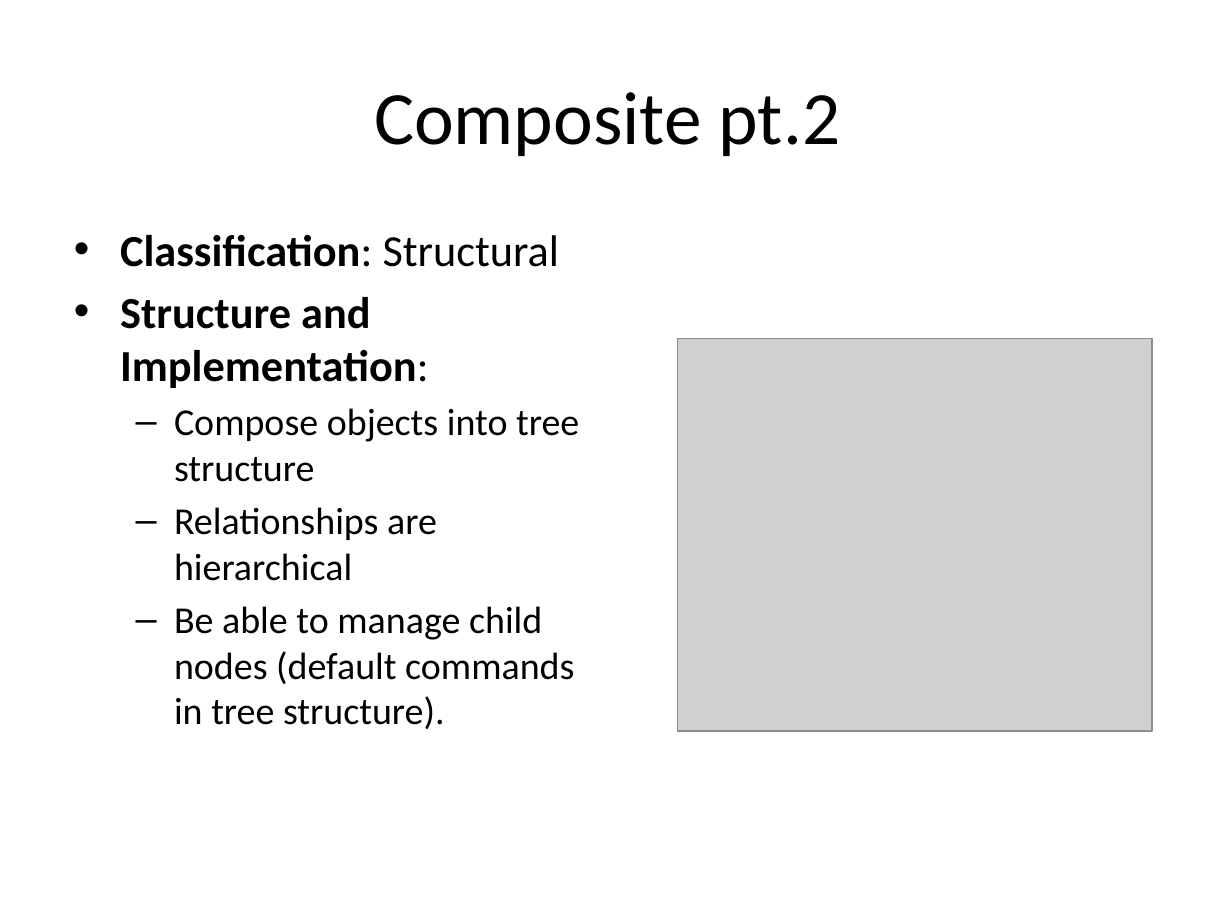
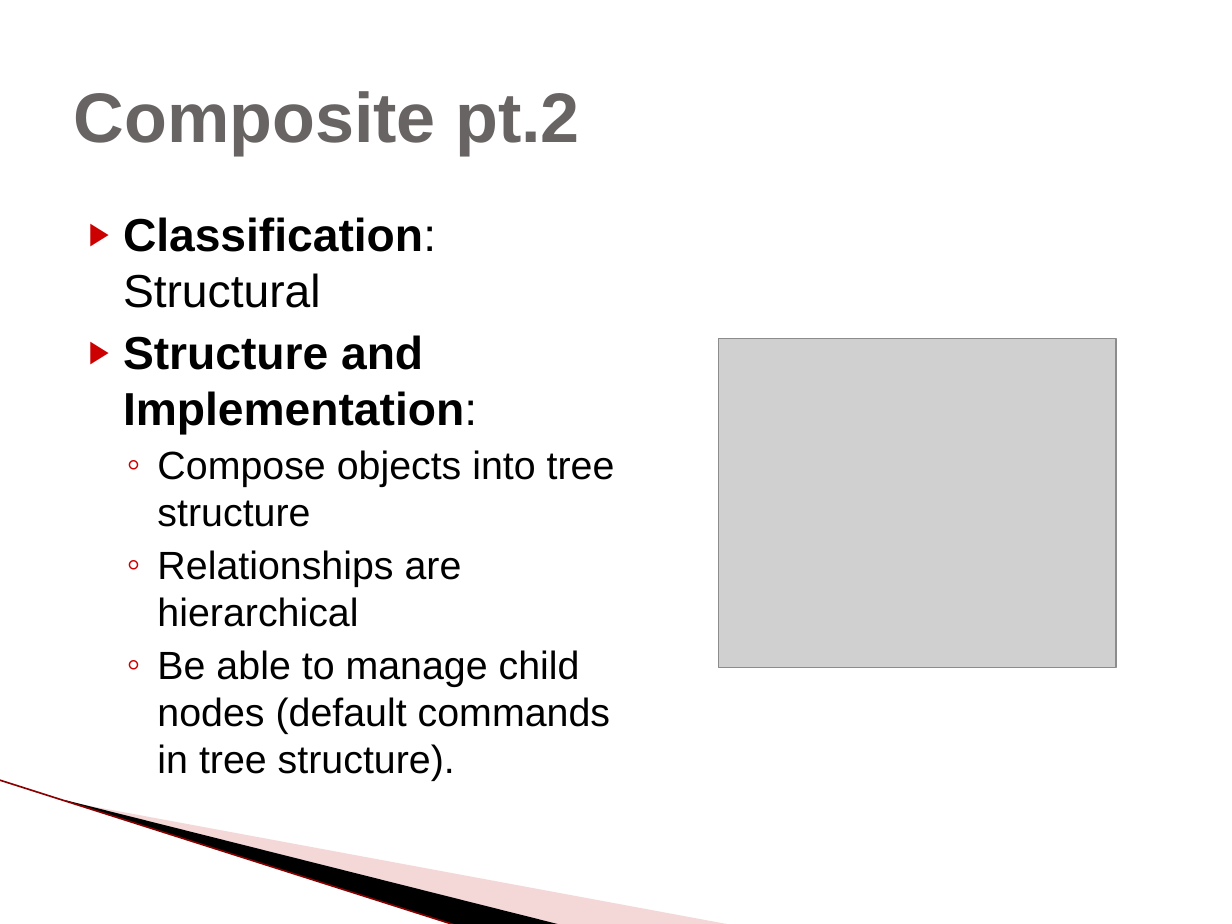
Before and after one commit to scurrymd/Software-Engineering, a slide deck: slide 23 of docs/UC Schedule App.pptx (slide 21 before the commit). Drawn at 1232x924 pixels with LibreOffice and Linux fonts; fonts in the diff are those of the drawing; grey boxes stand for pictures; background and template pictures are left out. Boxes give left, top, right and bottom in pixels: in the first picture for what was removed or moved away, otherwise in the second. Text is boxed around its words. In the diff, an @@ line names an element or a change of style, - is before the commit and + after.

```diff
--- a/docs/UC Schedule App.pptx
+++ b/docs/UC Schedule App.pptx
@@ title "Composite pt.2" at (74,91,580,155): size 44 to 41 pt, font Calibri to Arial, text colour #000000 to #696464, bold on; alignment centre to left @@
@@ text "Classification: Structural": place and size @@
-text "Classification: Structural" at (120,235,579,729)
+text "Classification: Structural" at (123,217,615,781)
@@ text "Classification: Structural" at (123,217,615,781): size 25.9 to 27 pt in "Classification: Structural", "Structure and Implementation:"; font Calibri to Arial; size 22.2 to 23 pt in "Compose objects into tree structure", "Relationships are hierarchical", "Be able to manage child nodes (default ..."; bullet • to ▶; less space between paragraphs; bullet – to ◦ @@
@@ picture: place and size @@
-picture at (678,339,1152,731)
+picture at (718,339,1116,668)
@@ line added from (0, 780) to (457, 924), #E09494 0.95 pt @@
@@ freeform shape added at (65,800,563,924), fill #000000 @@
@@ freeform shape added at (68,801,733,924), fill #E49D9D at 40% opacity @@
```
Also in this commit, not shown: 22 other slides changed, 2 slides added.
